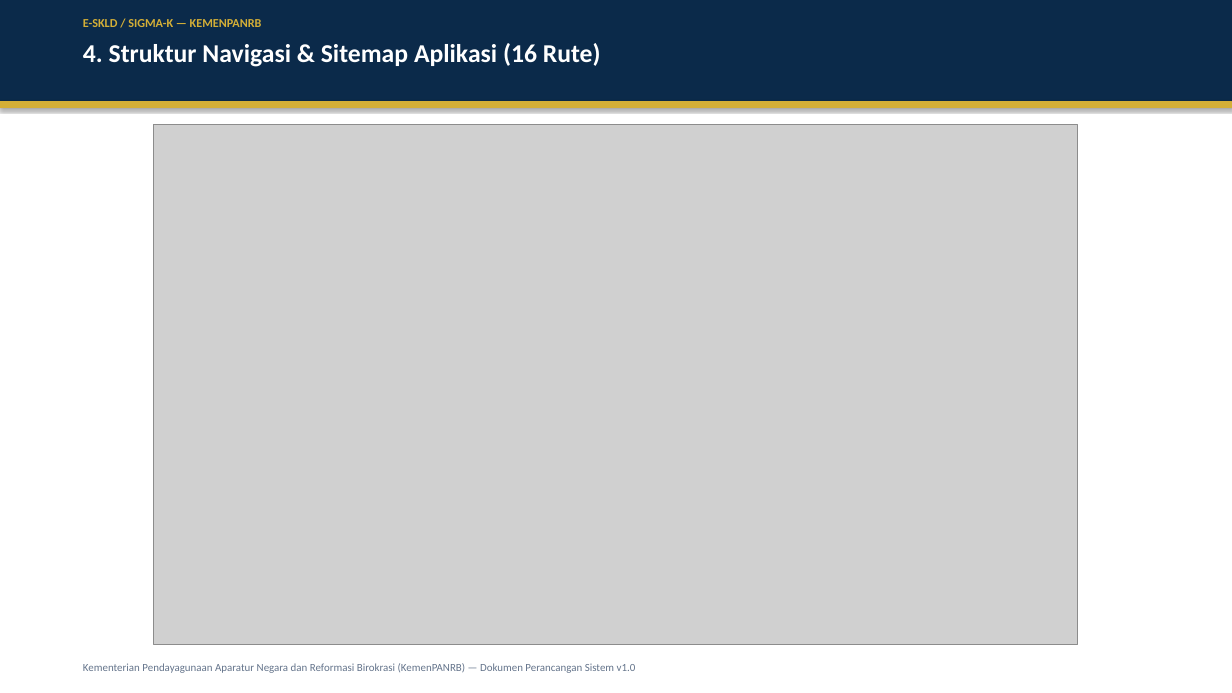
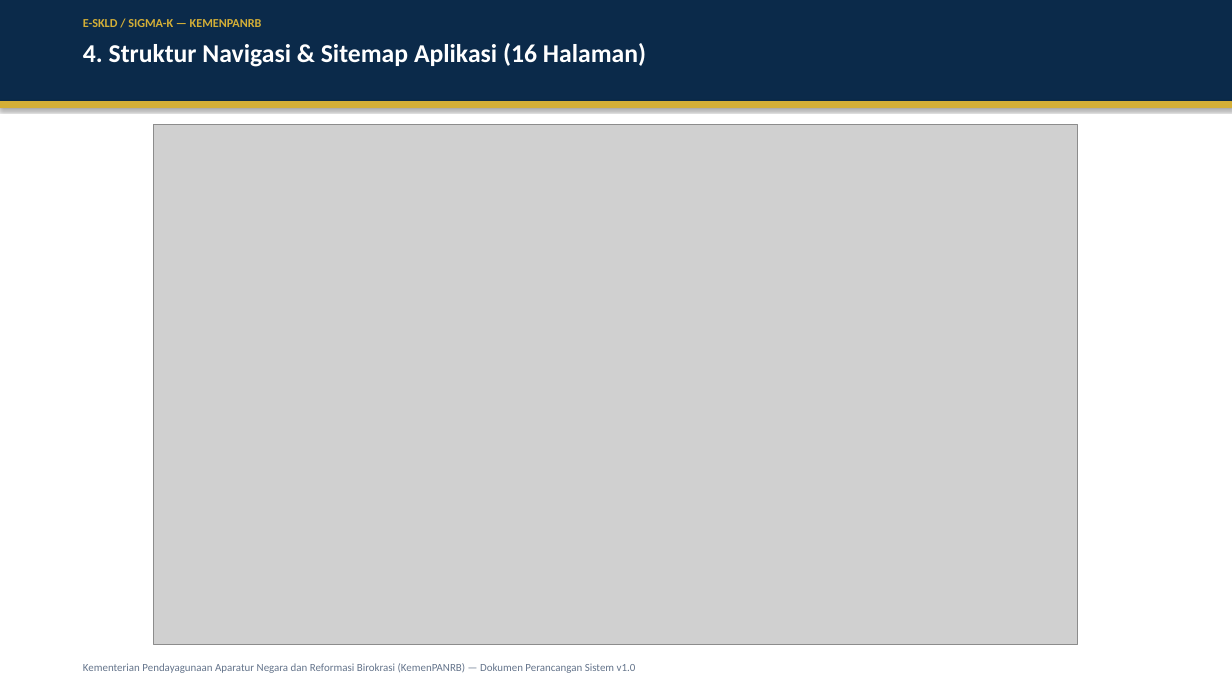
Before and after one commit to B3rlinSugi/Sigma-K, a slide deck: slide 5 of docs/PRESENTASI_PERANCANGAN_SIGMA-K_v1.0.pptx. Drawn at 1232x693 pixels with LibreOffice and Linux fonts; fonts in the diff are those of the drawing; grey boxes stand for pictures. Boxes give left, top, right and bottom in pixels: in the first picture for what was removed or moved away, otherwise in the second. Text is boxed around its words. In the diff, an @@ line names an element or a change of style, - is before the commit and + after.

```diff
--- a/docs/PRESENTASI_PERANCANGAN_SIGMA-K_v1.0.pptx
+++ b/docs/PRESENTASI_PERANCANGAN_SIGMA-K_v1.0.pptx
@@ text at [83,43,646,67]: text changed @@
-4. Struktur Navigasi & Sitemap Aplikasi (16 Rute)
+4. Struktur Navigasi & Sitemap Aplikasi (16 Halaman)
```
Also in this commit, not shown: 13 other slides changed, 24 other files.
